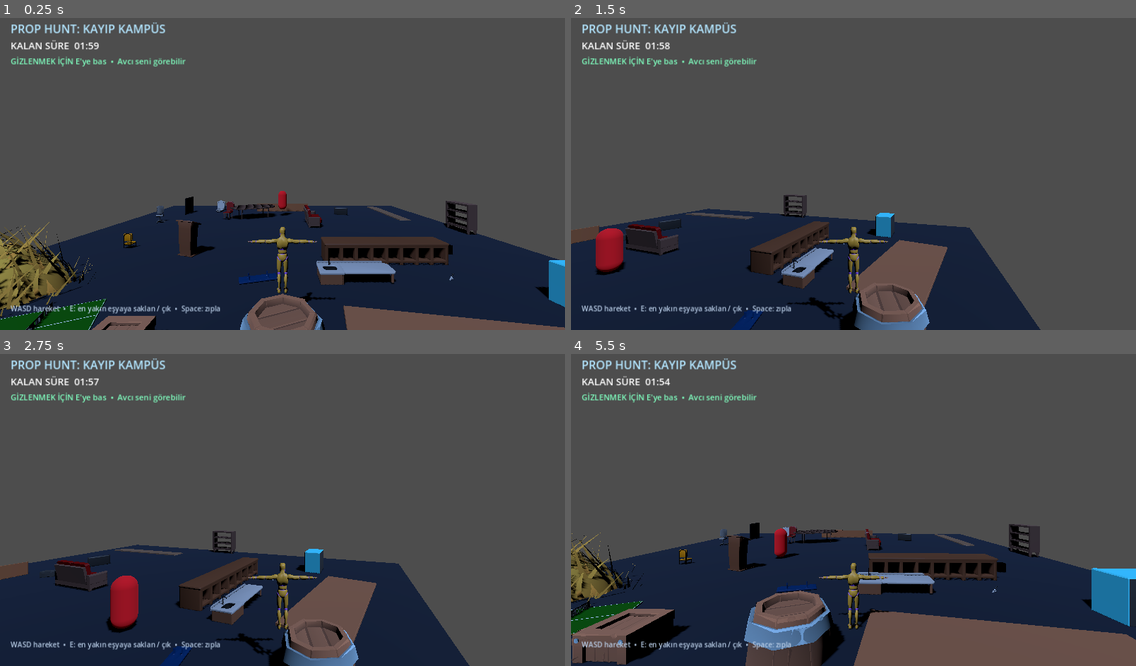
Above: before the commit, frames 1-4 (two rows, left to right).
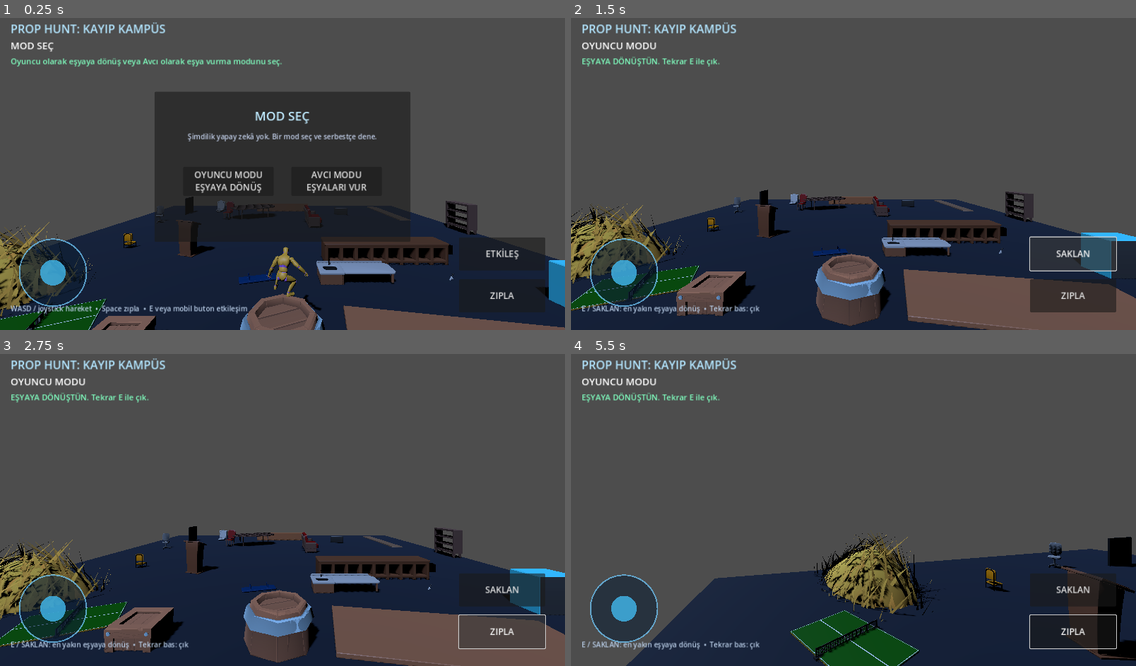
Above: after the commit, the same moments.

Repository: ferrles124/MED
Game: Godot game, scene res://main.tscn
Two runs of this game, one before a commit and one after it. Both use one fixed random seed, a clock stepped at 60 frames per second and the inputs below.
Inputs (mouse positions are in pixels of both pictures, inside the frame that each line leads up to):
- Up to frame 1 (0.25 s): no input
- Up to frame 2 (1.5 s): click (797, 180) at 0.5 s, where only the run after the commit has a clickable "OYUNCU MODU EŞYAYA DÖNÜŞ"; click (1073, 255) at 1.25 s, where only the run after the commit has a clickable "SAKLAN"
- Up to frame 3 (2.75 s): click (502, 631) at 2 s, where only the run after the commit has a clickable "ZIPLA"
- Up to frame 4 (5.5 s): tap Enter at 2.75 s; move the mouse to (881, 506) at 2.77 s; hold Shift 2.78-3.53 s; hold W (move_forward) from 2.78 s (still down); tap E (interact) at 2.85, 5.3 s; tap Space (jump) at 3.02, 3.32, 3.77, 4.07, 4.55, 5.1, 5.27 s; move the mouse to (825, 510) at 3.52 s; tap Shift at 3.6 s; tap R at 3.8, 4.35 s; move the mouse to (864, 500) at 4.27 s; move the mouse to (847, 513) at 5.02 s

The runs differ from the first frame. In frame 1, 20% of the frame differs, in the area x 2-97%, y 7-95%; in frame 2, 28%; in frame 3, 27%; in frame 4, 30%, in the area x 0-100%, y 7-100%.

Commit message:
Add mobile prop hunt modes and full character animations

Diff:
--- a/prop_hunt_skybound_v1/hunter.gd
+++ /dev/null
@@ -1,52 +0,0 @@
-extends CharacterBody3D
-
-@export var patrol_speed := 2.4
-@export var chase_speed := 4.2
-@export var detection_range := 18.0
-@export var prop_check_range := 2.6
-
-var game
-var player
-var patrol_points: Array = []
-var patrol_index := 0
-
-func _physics_process(delta: float) -> void:
-    if not game or game.round_over:
-        return
-    if not player.disguised:
-        var distance: float = global_position.distance_to(player.global_position)
-        if distance < detection_range:
-            _move_toward_target(player.global_position, chase_speed, delta)
-            if distance < 1.45:
-                game.player_caught()
-                return
-        else:
-            _patrol(delta)
-    else:
-        if global_position.distance_to(player.global_position) < prop_check_range:
-            game.player_caught()
-            return
-        _patrol(delta)
-
-func _patrol(delta: float) -> void:
-    if patrol_points.is_empty():
-        return
-    var target: Vector3 = patrol_points[patrol_index]
-    if global_position.distance_to(target) < 1.0:
-        patrol_index = (patrol_index + 1) % patrol_points.size()
-        target = patrol_points[patrol_index]
-    _move_toward_target(target, patrol_speed, delta)
-
-func _move_toward_target(target: Vector3, speed: float, delta: float) -> void:
-    var flat := target - global_position
-    flat.y = 0.0
-    if flat.length_squared() > 0.01:
-        flat = flat.normalized()
-        rotation.y = lerp_angle(rotation.y, atan2(-flat.x, -flat.z), delta * 5.0)
-    velocity.x = move_toward(velocity.x, flat.x * speed, 12.0 * delta)
-    velocity.z = move_toward(velocity.z, flat.z * speed, 12.0 * delta)
-    if not is_on_floor():
-        velocity.y -= 18.0 * delta
-    else:
-        velocity.y = 0.0
-    move_and_slide()
--- a/prop_hunt_skybound_v1/main.tscn
+++ b/prop_hunt_skybound_v1/main.tscn
@@ -2,7 +2,7 @@
 [ext_resource type="Script" path="res://prop_hunt_game.gd" id="1_game"]
 [ext_resource type="Script" path="res://prop_hunt_player.gd" id="2_player"]
 [ext_resource type="PackedScene" path="res://Character.glb" id="3_character"]
-[ext_resource type="Script" path="res://hunter.gd" id="4_hunter"]
+[ext_resource type="Script" path="res://mobile_controls.gd" id="5_mobile"]
 [ext_resource type="PackedScene" path="res://props/Furniture_Chair01.tscn" id="prop0"]
 [ext_resource type="PackedScene" path="res://props/Furniture_Chair02.tscn" id="prop1"]
 [ext_resource type="PackedScene" path="res://props/Furniture_Couch01.tscn" id="prop2"]
@@ -34,16 +34,6 @@
 roughness = 0.86
 [sub_resource type="BoxShape3D" id="FloorShape"]
 size = Vector3(28, 0.4, 28)
-[sub_resource type="CapsuleMesh" id="HunterMesh"]
-radius = 0.42
-height = 1.9
-[sub_resource type="StandardMaterial3D" id="HunterMaterial"]
-albedo_color = Color(0.75, 0.08, 0.12, 1)
-emission_enabled = true
-emission = Color(0.18, 0.01, 0.01, 1)
-[sub_resource type="CapsuleShape3D" id="HunterShape"]
-radius = 0.42
-height = 1.9
 [sub_resource type="CapsuleShape3D" id="PlayerShape"]
 radius = 0.38
 height = 1.8
@@ -185,16 +175,6 @@
 position = Vector3(0, 2.2, 6.4)
 current = true
 fov = 70.0
-[node name="Hunter" type="CharacterBody3D" parent="."]
-position = Vector3(0, 1.2, -8)
-script = ExtResource("4_hunter")
-[node name="Mesh" type="MeshInstance3D" parent="Hunter"]
-mesh = SubResource("HunterMesh")
-material_override = SubResource("HunterMaterial")
-position = Vector3(0, 0.95, 0)
-[node name="CollisionShape3D" type="CollisionShape3D" parent="Hunter"]
-position = Vector3(0, 0.9, 0)
-shape = SubResource("HunterShape")
 [node name="HUD" type="CanvasLayer" parent="."]
 [node name="Title" type="Label" parent="HUD"]
 offset_left = 24.0
@@ -225,6 +205,64 @@
 offset_bottom = 700.0
 theme_override_colors/font_color = Color(0.72, 0.8, 0.9, 1)
 theme_override_font_sizes/font_size = 16
+[node name="ModePanel" type="Panel" parent="HUD"]
+offset_left = 350.0
+offset_top = 180.0
+offset_right = 930.0
+offset_bottom = 520.0
+[node name="ModeTitle" type="Label" parent="HUD/ModePanel"]
+offset_left = 46.0
+offset_top = 34.0
+offset_right = 534.0
+offset_bottom = 82.0
+theme_override_colors/font_color = Color(0.75, 0.92, 1, 1)
+theme_override_font_sizes/font_size = 28
+text = "MOD SEÇ"
+horizontal_alignment = 1
+[node name="Description" type="Label" parent="HUD/ModePanel"]
+offset_left = 45.0
+offset_top = 90.0
+offset_right = 535.0
+offset_bottom = 135.0
+theme_override_colors/font_color = Color(0.75, 0.8, 0.9, 1)
+theme_override_font_sizes/font_size = 16
+text = "Şimdilik yapay zekâ yok. Bir mod seç ve serbestçe dene."
+horizontal_alignment = 1
+[node name="PlayerMode" type="Button" parent="HUD/ModePanel"]
+offset_left = 65.0
+offset_top = 170.0
+offset_right = 270.0
+offset_bottom = 235.0
+theme_override_font_sizes/font_size = 20
+text = "OYUNCU MODU
+EŞYAYA DÖNÜŞ"
+[node name="HunterMode" type="Button" parent="HUD/ModePanel"]
+offset_left = 310.0
+offset_top = 170.0
+offset_right = 515.0
+offset_bottom = 235.0
+theme_override_font_sizes/font_size = 20
+text = "AVCI MODU
+EŞYALARI VUR"
+[node name="MobileControls" type="Control" parent="HUD"]
+offset_right = 1280.0
+offset_bottom = 720.0
+mouse_filter = 2
+script = ExtResource("5_mobile")
+[node name="ActionButton" type="Button" parent="HUD/MobileControls"]
+offset_left = 1040.0
+offset_top = 510.0
+offset_right = 1235.0
+offset_bottom = 585.0
+theme_override_font_sizes/font_size = 20
+text = "ETKİLEŞ"
+[node name="JumpButton" type="Button" parent="HUD/MobileControls"]
+offset_left = 1040.0
+offset_top = 605.0
+offset_right = 1235.0
+offset_bottom = 680.0
+theme_override_font_sizes/font_size = 20
+text = "ZIPLA"
 [node name="ResultPanel" type="Panel" parent="HUD"]
 visible = false
 offset_left = 430.0
--- /dev/null
+++ b/prop_hunt_skybound_v1/mobile_controls.gd
@@ -0,0 +1,60 @@
+extends Control
+
+signal action_pressed
+signal jump_pressed
+
+var move_vector := Vector2.ZERO
+var action_requested := false
+var jump_requested := false
+var joystick_active := false
+var joystick_pointer := -1
+var joystick_center := Vector2(120, 590)
+var joystick_radius := 76.0
+
+@onready var action_button: Button = $ActionButton
+@onready var jump_button: Button = $JumpButton
+
+func _ready() -> void:
+    set_anchors_and_offsets_preset(Control.PRESET_FULL_RECT)
+    mouse_filter = Control.MOUSE_FILTER_IGNORE
+    action_button.pressed.connect(_on_action)
+    jump_button.pressed.connect(_on_jump)
+    queue_redraw()
+
+func set_mode(mode: String) -> void:
+    action_button.text = "SAKLAN" if mode == "player" else "VUR"
+
+func _on_action() -> void:
+    action_requested = true
+    action_pressed.emit()
+
+func _on_jump() -> void:
+    jump_requested = true
+    jump_pressed.emit()
+
+func _unhandled_input(event: InputEvent) -> void:
+    if event is InputEventScreenTouch:
+        if event.position.x < 300.0 and event.position.y > size.y - 270.0:
+            if event.pressed:
+                joystick_active = true
+                joystick_pointer = event.index
+                _update_joystick(event.position)
+            elif event.index == joystick_pointer:
+                joystick_active = false
+                joystick_pointer = -1
+                move_vector = Vector2.ZERO
+                queue_redraw()
+    elif event is InputEventScreenDrag and joystick_active and event.index == joystick_pointer:
+        _update_joystick(event.position)
+
+func _update_joystick(position: Vector2) -> void:
+    var delta := position - joystick_center
+    move_vector = delta.limit_length(joystick_radius) / joystick_radius
+    queue_redraw()
+
+func _draw() -> void:
+    var center := joystick_center
+    var knob := center + move_vector * joystick_radius
+    draw_circle(center, joystick_radius, Color(0.05, 0.12, 0.2, 0.58))
+    draw_arc(center, joystick_radius, 0, TAU, 48, Color(0.45, 0.8, 1, 0.72), 3.0)
+    draw_circle(knob, 29.0, Color(0.25, 0.7, 0.9, 0.84))
--- a/prop_hunt_skybound_v1/prop_hunt_game.gd
+++ b/prop_hunt_skybound_v1/prop_hunt_game.gd
@@ -1,78 +1,95 @@
 extends Node3D
 
 @onready var player = $Player
-@onready var hunter = $Hunter
 @onready var timer_label: Label = $HUD/Timer
 @onready var status_label: Label = $HUD/Status
 @onready var hint_label: Label = $HUD/Hint
+@onready var mode_panel: Panel = $HUD/ModePanel
 @onready var result_panel: Panel = $HUD/ResultPanel
-@onready var result_label: Label = $HUD/ResultPanel/Result
+@onready var mobile_controls = $HUD/MobileControls
 
-var round_time := 120.0
-var round_over := false
 var props: Array[Node3D] = []
+var mode := "player"
+var action_count := 0
 
 func _ready() -> void:
     for node in get_tree().get_nodes_in_group("hide_props"):
         props.append(node as Node3D)
-    player.interact_requested.connect(_on_player_interact)
-    hunter.game = self
-    hunter.player = player
-    hunter.patrol_points = [Vector3(-10, 0.8, -7), Vector3(10, 0.8, -7), Vector3(10, 0.8, 7), Vector3(-10, 0.8, 7)]
+    mode_panel.visible = true
     result_panel.visible = false
-    status_label.text = "AVCI HAZIRLANIYOR..."
-    hint_label.text = "WASD hareket  •  E: en yakın eşyaya saklan / çık  •  Space: zıpla"
+    timer_label.text = "MOD SEÇ"
+    status_label.text = "Oyuncu olarak eşyaya dönüş veya Avcı olarak eşya vurma modunu seç."
+    hint_label.text = "WASD / joystick hareket  •  Space zıpla  •  E veya mobil buton etkileşim"
+    player.mode_action_requested.connect(perform_mode_action)
+    $HUD/ModePanel/PlayerMode.pressed.connect(func(): choose_mode("player"))
+    $HUD/ModePanel/HunterMode.pressed.connect(func(): choose_mode("hunter"))
 
-func _process(delta: float) -> void:
-    if round_over:
-        return
-    round_time = maxf(0.0, round_time - delta)
-    timer_label.text = "KALAN SÜRE  %02d:%02d" % [int(round_time) / 60, int(round_time) % 60]
-    if player.disguised:
-        status_label.text = "SAKLANIYORSUN  •  Avcı yakındaysa E ile çık"
+func choose_mode(new_mode: String) -> void:
+    mode = new_mode
+    player.set_mode(mode)
+    mode_panel.visible = false
+    mobile_controls.set_mode(mode)
+    if mode == "player":
+        timer_label.text = "OYUNCU MODU"
+        status_label.text = "Yakındaki eşyaya dönüşmek için E'ye bas."
+        hint_label.text = "E / SAKLAN: en yakın eşyaya dönüş  •  Tekrar bas: çık"
     else:
-        status_label.text = "GİZLENMEK İÇİN E'ye bas  •  Avcı seni görebilir"
-    if round_time <= 0.0:
-        player_won()
+        timer_label.text = "AVCI MODU"
+        status_label.text = "Eşyaları hedefleyip E veya VUR butonuna bas."
+        hint_label.text = "E / VUR: kameranın önündeki eşyayı kontrol et"
 
-func _on_player_interact() -> void:
-    if round_over:
-        return
-    if player.disguised:
-        player.clear_disguise()
-        return
-    var nearest: Node3D = null
-    var nearest_distance := 3.5
+func _process(_delta: float) -> void:
+    if mode == "player" and player.disguised:
+        status_label.text = "EŞYAYA DÖNÜŞTÜN. Tekrar E ile çık."
+
+func perform_mode_action() -> void:
+    if mode == "player":
+        if player.disguised:
+            player.clear_disguise()
+            status_label.text = "Karakter formuna döndün."
+            return
+        var nearest: Node3D = null
+        var nearest_distance: float = 3.5
+        for prop in props:
+            if not is_instance_valid(prop):
+                continue
+            var distance: float = player.global_position.distance_to(prop.global_position)
+            if distance < nearest_distance:
+                nearest_distance = distance
+                nearest = prop
+        if nearest:
+            player.set_disguised(nearest)
+            status_label.text = "EŞYAYA DÖNÜŞTÜN."
+        else:
+            status_label.text = "Yakında dönüşebileceğin bir eşya yok."
+    else:
+        var target := _get_target_prop()
+        if target:
+            hit_prop(target)
+        else:
+            status_label.text = "Önünde vurulabilir bir eşya yok."
+
+func _get_target_prop() -> Node3D:
+    var best: Node3D = null
+    var best_score := 0.72
+    var forward: Vector3 = -player.camera.global_transform.basis.z
     for prop in props:
         if not is_instance_valid(prop):
             continue
-        var distance: float = player.global_position.distance_to(prop.global_position)
-        if distance < nearest_distance:
-            nearest_distance = distance
-            nearest = prop
-    if nearest:
-        player.set_disguised(nearest)
-        status_label.text = "EŞYAYA DÖNÜŞTÜN. KIPIRDAMA!"
-    else:
-        status_label.text = "Yakında saklanabileceğin bir eşya yok."
+        var offset: Vector3 = prop.global_position - player.camera.global_position
+        var distance: float = offset.length()
+        if distance > 9.0 or distance < 0.1:
+            continue
+        var score: float = forward.dot(offset.normalized())
+        if score > best_score:
+            best_score = score
+            best = prop
+    return best
 
-func player_caught() -> void:
-    if round_over:
-        return
-    round_over = true
-    player.clear_disguise()
-    result_panel.visible = true
-    result_label.text = "YAKALANDIN!\nAvcı seni buldu.\n\nR ile yeniden başlat"
-    status_label.text = "TUR BİTTİ"
-
-func player_won() -> void:
-    if round_over:
-        return
-    round_over = true
-    result_panel.visible = true
-    result_label.text = "KAZANDIN!\n120 saniye boyunca saklandın.\n\nR ile yeniden başlat"
-    status_label.text = "TUR BİTTİ"
-
-func _unhandled_input(event: InputEvent) -> void:
-    if event is InputEventKey and event.keycode == KEY_R and event.pressed and round_over:
-        get_tree().reload_current_scene()
+func hit_prop(prop: Node3D) -> void:
+    action_count += 1
+    var original := prop.rotation_degrees
+    var tween := create_tween()
+    tween.tween_property(prop, "rotation_degrees", original + Vector3(0, 18, 8), 0.08)
+    tween.tween_property(prop, "rotation_degrees", original, 0.16)
+    status_label.text = "EŞYAYA VURDUN! Kontrol: %02d" % action_count
--- a/prop_hunt_skybound_v1/prop_hunt_player.gd
+++ b/prop_hunt_skybound_v1/prop_hunt_player.gd
@@ -1,6 +1,6 @@
 extends CharacterBody3D
 
-signal interact_requested
+signal mode_action_requested
 
 @export var move_speed := 4.8
 @export var gravity := 18.0
@@ -10,11 +10,14 @@
 @onready var camera_pivot: Node3D = $CameraPivot
 @onready var camera: Camera3D = $CameraPivot/Camera3D
 @onready var animation_player: AnimationPlayer = find_child("AnimationPlayer", true, false)
+@onready var mobile_controls = get_node_or_null("../HUD/MobileControls")
 
 var disguised := false
 var current_prop: Node3D
+var mode := "player"
 var yaw := 0.0
 var pitch := -0.14
+var landing_timer := 0.0
 
 func _ready() -> void:
     play_animation(&"Idle_Loop")
@@ -31,25 +34,50 @@
         Input.mouse_mode = Input.MOUSE_MODE_CAPTURED
 
 func _physics_process(delta: float) -> void:
+    if landing_timer > 0.0:
+        landing_timer -= delta
     if Input.is_action_just_pressed("interact"):
-        interact_requested.emit()
-    if not is_on_floor():
+        mode_action_requested.emit()
+    if mobile_controls:
+        if mobile_controls.action_requested:
+            mobile_controls.action_requested = false
+            mode_action_requested.emit()
+        if mobile_controls.jump_requested:
+            mobile_controls.jump_requested = false
+            _jump()
+    var was_on_floor := is_on_floor()
+    if not was_on_floor:
         velocity.y -= gravity * delta
     elif Input.is_action_just_pressed("jump"):
-        velocity.y = jump_velocity
+        _jump()
     var input := Input.get_vector("move_left", "move_right", "move_forward", "move_back")
-    var direction := Vector3(input.x, 0.0, input.y)
-    direction = Basis(Vector3.UP, yaw) * direction
+    if mobile_controls and mobile_controls.move_vector.length_squared() > 0.01:
+        input = mobile_controls.move_vector
+    var direction := Basis(Vector3.UP, yaw) * Vector3(input.x, 0.0, input.y)
     if direction.length_squared() > 1.0:
         direction = direction.normalized()
     velocity.x = move_toward(velocity.x, direction.x * move_speed, 24.0 * delta)
     velocity.z = move_toward(velocity.z, direction.z * move_speed, 24.0 * delta)
     move_and_slide()
-    if not disguised:
+    var now_on_floor := is_on_floor()
+    if not was_on_floor and now_on_floor:
+        landing_timer = 0.28
+        play_animation(&"Jump_Land")
+    elif not now_on_floor:
+        if velocity.y > 0.0:
+            play_animation(&"Jump_Loop")
+        else:
+            play_animation(&"Jump_Land")
+    elif landing_timer <= 0.0:
         if direction.length_squared() > 0.01:
-            play_animation(&"Walk_Loop")
+            play_animation(&"Sprint_Loop" if Input.is_key_pressed(KEY_SHIFT) else &"Walk_Loop")
         else:
             play_animation(&"Idle_Loop")
+
+func _jump() -> void:
+    if is_on_floor():
+        velocity.y = jump_velocity
+        play_animation(&"Jump_Start")
 
 func set_disguised(prop: Node3D) -> void:
     disguised = true
@@ -66,6 +94,11 @@
     current_prop = null
     play_animation(&"Idle_Loop")
 
+func set_mode(new_mode: String) -> void:
+    mode = new_mode
+    if mode == "hunter" and disguised:
+        clear_disguise()
+
 func play_animation(name: StringName) -> void:
     if animation_player and animation_player.has_animation(name) and animation_player.current_animation != name:
         animation_player.play(name, 0.12)
Not shown, removed: prop_hunt_skybound_v1/hunter.gd.uid
Not shown, added: prop_hunt_skybound_v1/mobile_controls.gd.uid
Not shown, changed: prop_hunt_skybound_v1/README_TR.md
